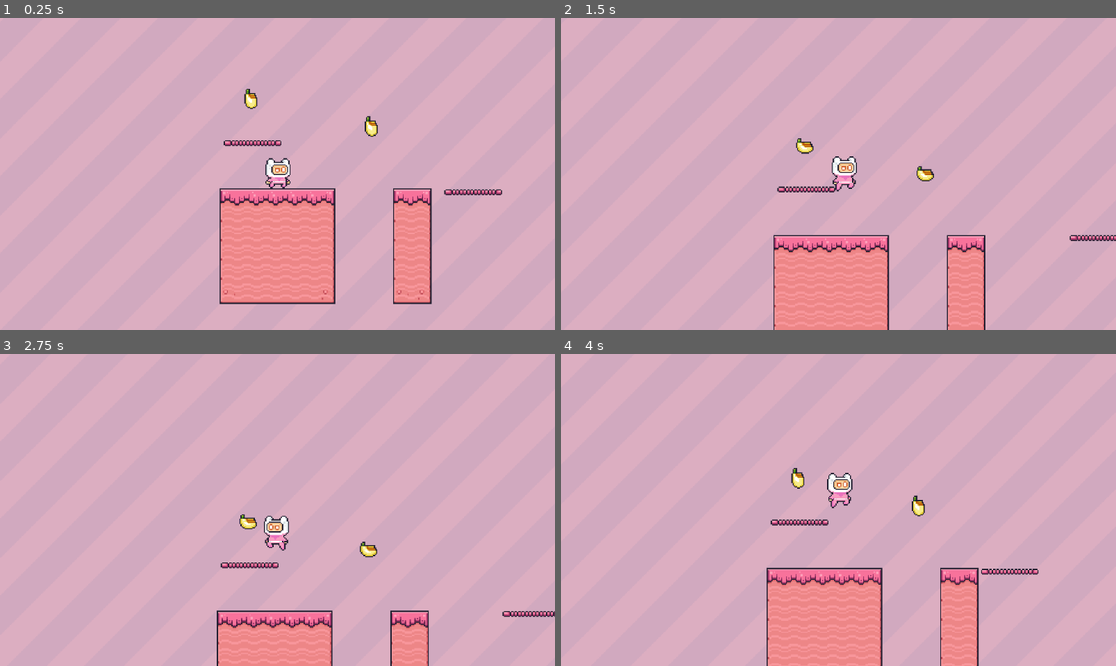
Above: before the commit, frames 1-4 (two rows, left to right).
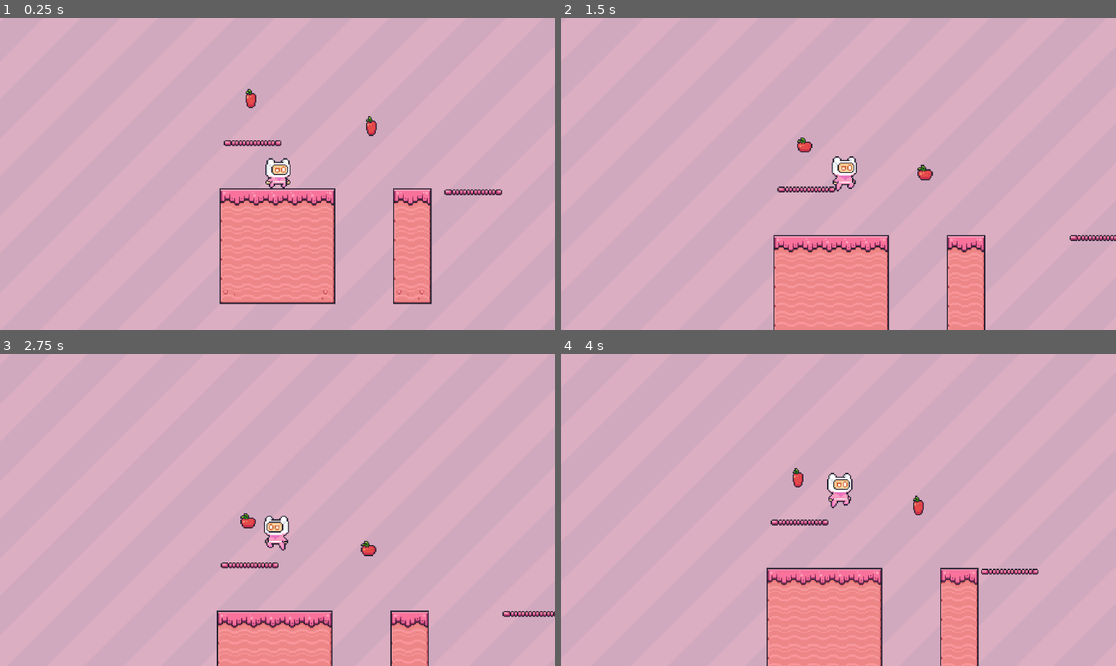
Above: after the commit, the same moments.

Repository: sopip/Godot-first-platformer
Game: Godot game, scene res://Scenes/MainScene.tscn
The game is run twice, just before and just after one commit, with the same random seed, the same clock (stepped at 60 frames per second) and the same inputs.
Inputs:
- Up to frame 1 (0.25 s): no input
- Up to frame 2 (1.5 s): tap Enter (ui_accept) at 0.5, 0.77 s; tap A (a) at 0.6 s; tap D (d) at 0.8, 1.35 s
- Up to frame 3 (2.75 s): tap Enter (ui_accept) at 1.52 s; tap W (w) at 1.55, 2.1 s; tap A (a) at 2.3 s
- Up to frame 4 (4 s): tap A (a) at 2.85 s; tap Enter (ui_accept) at 3.02, 3.77 s; tap D (d) at 3.05, 3.6 s; tap W (w) at 3.8 s

The runs differ from the first frame. In frame 1, 0.2% of the frame differs, in the area x 43-69%, y 22-39%; in frame 2, 0.2%, in the area x 42-68%, y 38-53%; in frame 3, 0.2%; in frame 4, 0.2%.

Commit message:
mønter tælles og skifter animation

Diff:
--- a/Scenes/MainScene.tscn
+++ b/Scenes/MainScene.tscn
@@ -1,6 +1,7 @@
-[gd_scene load_steps=18 format=3 uid="uid://deqhy25righ1g"]
-
-[ext_resource type="PackedScene" uid="uid://du8c4c3ryx7y3" path="res://Scenes/player.tscn" id="1_3ok37"]
+[gd_scene load_steps=19 format=3 uid="uid://deqhy25righ1g"]
+
+[ext_resource type="Script" path="res://Scripts/Global.gd" id="1_3adsb"]
+[ext_resource type="PackedScene" uid="uid://du8c4c3ryx7y3" path="res://Scenes/Player.tscn" id="1_3ok37"]
 [ext_resource type="Texture2D" uid="uid://dae5dd7g3ierr" path="res://Assets/Background/Pink.png" id="1_lqyxv"]
 [ext_resource type="Texture2D" uid="uid://bppmr1v7qalt2" path="res://Assets/Terrain/Terrain cutesy.png" id="1_nfdpa"]
 [ext_resource type="PackedScene" uid="uid://drynmy0f1hxf" path="res://Scenes/Platform.tscn" id="3_mgl5h"]
@@ -687,6 +688,21 @@
 "move": SubResource("Animation_17x33")
 }
 
+[sub_resource type="Animation" id="Animation_lqbpd"]
+length = 0.001
+tracks/0/type = "value"
+tracks/0/imported = false
+tracks/0/enabled = true
+tracks/0/path = NodePath(".:position")
+tracks/0/interp = 1
+tracks/0/loop_wrap = true
+tracks/0/keys = {
+"times": PackedFloat32Array(0),
+"transitions": PackedFloat32Array(1),
+"update": 0,
+"values": [Vector2(1121, -102)]
+}
+
 [sub_resource type="Animation" id="Animation_bv3ct"]
 resource_name = "move"
 length = 1.5
@@ -704,8 +720,15 @@
 "values": [Vector2(1121, -102), Vector2(1121, -181)]
 }
 
-[sub_resource type="Animation" id="Animation_lqbpd"]
-length = 0.001
+[sub_resource type="AnimationLibrary" id="AnimationLibrary_xienm"]
+_data = {
+"RESET": SubResource("Animation_lqbpd"),
+"move": SubResource("Animation_bv3ct")
+}
+
+[sub_resource type="Animation" id="Animation_ehio0"]
+length = 4.5
+loop_mode = 2
 tracks/0/type = "value"
 tracks/0/imported = false
 tracks/0/enabled = true
@@ -713,16 +736,10 @@
 tracks/0/interp = 1
 tracks/0/loop_wrap = true
 tracks/0/keys = {
-"times": PackedFloat32Array(0),
-"transitions": PackedFloat32Array(1),
+"times": PackedFloat32Array(0, 2.5, 4.5),
+"transitions": PackedFloat32Array(1, 1, 1),
 "update": 0,
-"values": [Vector2(1121, -102)]
-}
-
-[sub_resource type="AnimationLibrary" id="AnimationLibrary_xienm"]
-_data = {
-"RESET": SubResource("Animation_lqbpd"),
-"move": SubResource("Animation_bv3ct")
+"values": [Vector2(1226, -228), Vector2(1445, -228), Vector2(1445, -101)]
 }
 
 [sub_resource type="Animation" id="Animation_ll3xd"]
@@ -742,22 +759,6 @@
 "values": [Vector2(1226, -228), Vector2(1409, -228)]
 }
 
-[sub_resource type="Animation" id="Animation_ehio0"]
-length = 4.5
-loop_mode = 2
-tracks/0/type = "value"
-tracks/0/imported = false
-tracks/0/enabled = true
-tracks/0/path = NodePath(".:position")
-tracks/0/interp = 1
-tracks/0/loop_wrap = true
-tracks/0/keys = {
-"times": PackedFloat32Array(0, 2.5, 4.5),
-"transitions": PackedFloat32Array(1, 1, 1),
-"update": 0,
-"values": [Vector2(1226, -228), Vector2(1445, -228), Vector2(1445, -101)]
-}
-
 [sub_resource type="AnimationLibrary" id="AnimationLibrary_my70s"]
 _data = {
 "RESET": SubResource("Animation_ehio0"),
@@ -765,6 +766,7 @@
 }
 
 [node name="Tiles" type="Node2D"]
+script = ExtResource("1_3adsb")
 
 [node name="TileMap" type="TileMap" parent="."]
 tile_set = SubResource("TileSet_uwyav")
--- a/Scenes/coin.tscn
+++ b/Scenes/coin.tscn
@@ -1,9 +1,10 @@
-[gd_scene load_steps=109 format=3 uid="uid://dxgjys7yydevu"]
+[gd_scene load_steps=116 format=3 uid="uid://dxgjys7yydevu"]
 
 [ext_resource type="Script" path="res://Scripts/coins.gd" id="1_6xs5m"]
 [ext_resource type="Texture2D" uid="uid://bv5mkxqd3idw1" path="res://Assets/Items/Fruits/Pineapple.png" id="1_uooy4"]
 [ext_resource type="Texture2D" uid="uid://tuqo1s4ox0r6" path="res://Assets/Items/Fruits/Orange.png" id="2_6lgkp"]
 [ext_resource type="Texture2D" uid="uid://dp42ftnhg8ajc" path="res://Assets/Items/Fruits/Bananas.png" id="3_jnk6f"]
+[ext_resource type="Texture2D" uid="uid://dg5yqdlp80i02" path="res://Assets/Items/Fruits/Collected.png" id="5_18l2n"]
 [ext_resource type="Texture2D" uid="uid://ixa4p15q7twx" path="res://Assets/Items/Fruits/Strawberry.png" id="5_k0dne"]
 [ext_resource type="Texture2D" uid="uid://coiyehgre5trd" path="res://Assets/Items/Fruits/Cherries.png" id="6_45ku6"]
 [ext_resource type="Texture2D" uid="uid://b5fkgj37c6iyh" path="res://Assets/Items/Fruits/Kiwi.png" id="7_qkcuj"]
@@ -176,6 +177,30 @@
 [sub_resource type="AtlasTexture" id="AtlasTexture_gusqr"]
 atlas = ExtResource("3_jnk6f")
 region = Rect2(512, 0, 32, 32)
+
+[sub_resource type="AtlasTexture" id="AtlasTexture_556f0"]
+atlas = ExtResource("5_18l2n")
+region = Rect2(0, 0, 32, 32)
+
+[sub_resource type="AtlasTexture" id="AtlasTexture_2ehk6"]
+atlas = ExtResource("5_18l2n")
+region = Rect2(32, 0, 32, 32)
+
+[sub_resource type="AtlasTexture" id="AtlasTexture_tkrq1"]
+atlas = ExtResource("5_18l2n")
+region = Rect2(64, 0, 32, 32)
+
+[sub_resource type="AtlasTexture" id="AtlasTexture_lah6r"]
+atlas = ExtResource("5_18l2n")
+region = Rect2(96, 0, 32, 32)
+
+[sub_resource type="AtlasTexture" id="AtlasTexture_w8kxx"]
+atlas = ExtResource("5_18l2n")
+region = Rect2(128, 0, 32, 32)
+
+[sub_resource type="AtlasTexture" id="AtlasTexture_5w2d4"]
+atlas = ExtResource("5_18l2n")
+region = Rect2(160, 0, 32, 32)
 
 [sub_resource type="AtlasTexture" id="AtlasTexture_b46ys"]
 atlas = ExtResource("5_k0dne")
@@ -543,6 +568,29 @@
 "loop": true,
 "name": &"banan",
 "speed": 15.0
+}, {
+"frames": [{
+"duration": 1.0,
+"texture": SubResource("AtlasTexture_556f0")
+}, {
+"duration": 1.0,
+"texture": SubResource("AtlasTexture_2ehk6")
+}, {
+"duration": 1.0,
+"texture": SubResource("AtlasTexture_tkrq1")
+}, {
+"duration": 1.0,
+"texture": SubResource("AtlasTexture_lah6r")
+}, {
+"duration": 1.0,
+"texture": SubResource("AtlasTexture_w8kxx")
+}, {
+"duration": 1.0,
+"texture": SubResource("AtlasTexture_5w2d4")
+}],
+"loop": false,
+"name": &"collected",
+"speed": 10.0
 }, {
 "frames": [{
 "duration": 1.0,
@@ -743,7 +791,7 @@
 [node name="AnimatedSprite2D" type="AnimatedSprite2D" parent="."]
 scale = Vector2(0.9, 0.9)
 sprite_frames = SubResource("SpriteFrames_ugw3i")
-animation = &"banan"
+animation = &"collected"
 autoplay = "banan"
 
 [node name="CollisionShape2D" type="CollisionShape2D" parent="."]
--- a/Scenes/player.tscn
+++ b/Scenes/player.tscn
@@ -193,7 +193,7 @@
 "duration": 1.0,
 "texture": SubResource("AtlasTexture_2rkbf")
 }],
-"loop": true,
+"loop": false,
 "name": &"jump",
 "speed": 5.0
 }, {
@@ -243,16 +243,15 @@
 radius = 9.0
 height = 24.0
 
-[node name="Player" type="CharacterBody2D"]
+[node name="Player" type="CharacterBody2D" groups=["player"]]
 z_index = 5
 position = Vector2(0, -16)
 script = ExtResource("1_j8458")
 
 [node name="AnimatedSprite2D" type="AnimatedSprite2D" parent="."]
 sprite_frames = SubResource("SpriteFrames_d0h3b")
-animation = &"idle"
+animation = &"jump"
 autoplay = "idle"
-frame_progress = 0.560792
 
 [node name="CollisionShape2D" type="CollisionShape2D" parent="."]
 position = Vector2(0, 4)
--- /dev/null
+++ b/Scripts/Global.gd
@@ -0,0 +1,12 @@
+extends Node2D
+
+var antal = 0
+
+# Called when the node enters the scene tree for the first time.
+func _ready():
+	pass # Replace with function body.
+
+
+# Called every frame. 'delta' is the elapsed time since the previous frame.
+func _process(delta):
+	pass
--- a/Scripts/Player.gd
+++ b/Scripts/Player.gd
@@ -11,6 +11,8 @@
 var gravity = ProjectSettings.get_setting("physics/2d/default_gravity")
 
 @onready var animated_sprite = $AnimatedSprite2D
+
+
 
 func _process(delta):
 	doubletap_time -= delta
--- a/Scripts/coins.gd
+++ b/Scripts/coins.gd
@@ -1,7 +1,22 @@
 extends Area2D
-var antal = 0 #bruh idk
+
+var collected = false
+
+func _ready():
+	$AnimatedSprite2D.play("æble") # her kan man ændre mønten
 
 func _on_body_entered(body):
-	print("jubi du har samlet " , antal , " mønter")
-	antal += 1
-	queue_free()
+	if body.is_in_group("player") and not collected:  # hvis kollisionen er med spilleren
+		collected = true
+		$CollisionShape2D.disabled = true
+
+		$AnimatedSprite2D.play("collected")  # skift til collected animation
+
+		Global.antal += 1
+		print("jubi du har samlet " , Global.antal , " mønter")
+
+		$AnimatedSprite2D.connect("animation_finished", Callable(self, "_on_animation_finished"))
+
+# når collected animationen er færdig:
+func _on_animation_finished():
+	queue_free()  # collected animationen fjernes
--- a/project.godot
+++ b/project.godot
@@ -14,6 +14,10 @@
 run/main_scene="res://Scenes/MainScene.tscn"
 config/features=PackedStringArray("4.2", "Forward Plus")
 config/icon="res://icon.svg"
+
+[autoload]
+
+Global="*res://Scripts/Global.gd"
 
 [input]
 
